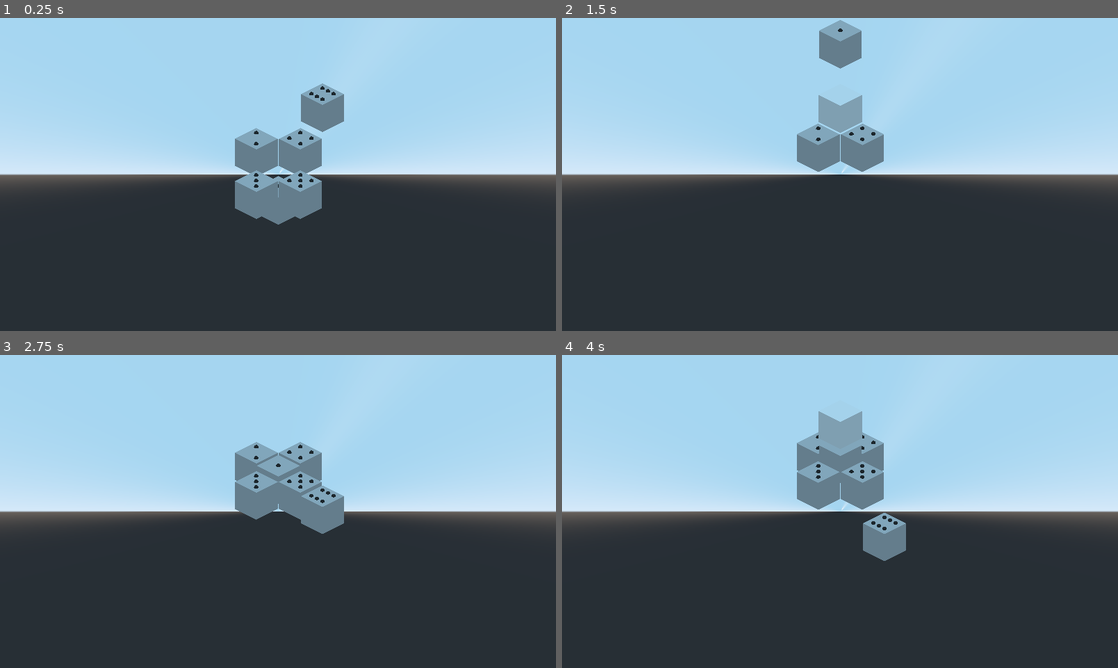
Above: before the commit, frames 1-4 (two rows, left to right).
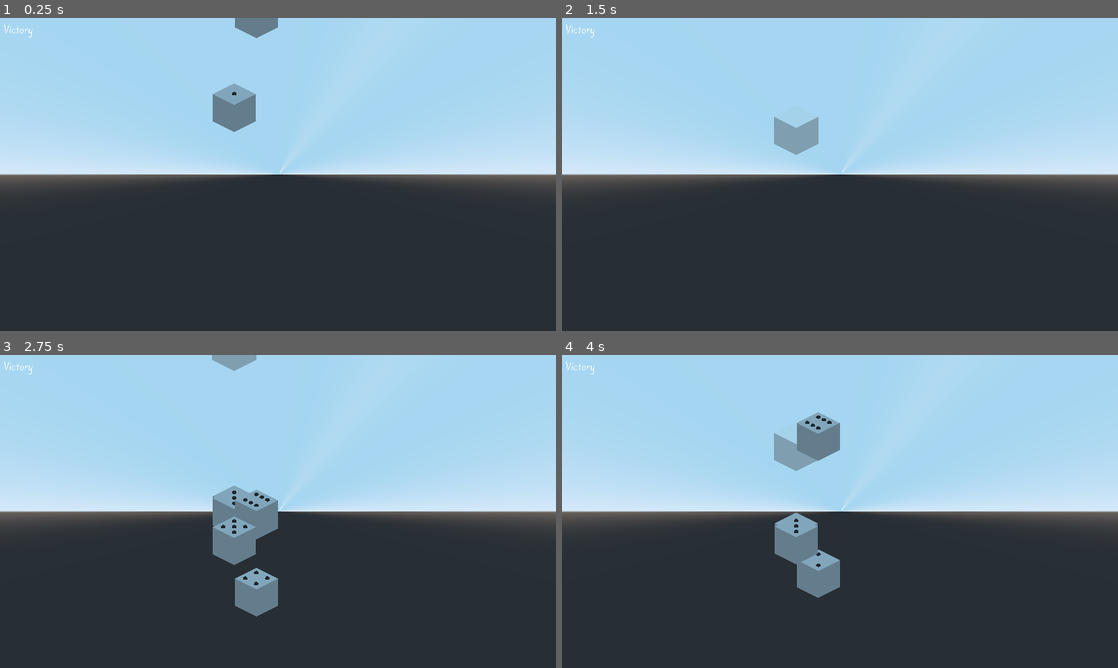
Above: after the commit, the same moments.

Repository: suaveware/gmtk-jam-2022
Game: Godot game, scene res://Main.tscn
Same seed, same stepped clock (60 frames per second), same inputs: the game is played once before the commit and once after it.
Inputs:
- Up to frame 1 (0.25 s): no input
- Up to frame 2 (1.5 s): tap Enter at 0.5 s; hold D (roll_right) 0.53-1.28 s; tap R at 0.6, 1.35 s; hold S (roll_down) from 1.28 s (still down)
- Up to frame 3 (2.75 s): release S (roll_down) at 2.03 s; hold D (roll_right) from 2.03 s (still down); tap R at 2.1 s
- Up to frame 4 (4 s): release D (roll_right) at 2.78 s; hold W (roll_up) 2.78-3.53 s; tap R at 2.85, 3.6 s; hold A (roll_left) from 3.53 s (still down)

The runs differ from the first frame. In frame 1, 6.1% of the frame differs, in the area x 0-62%, y 0-66%; in frame 2, 3.8%; in frame 3, 6.6%; in frame 4, 7.0%, in the area x 0-62%, y 2-78%.

Commit message:
levels list and next_level function

Diff:
--- a/Main.gd
+++ b/Main.gd
@@ -6,8 +6,12 @@
 
 onready var grid = get_node("Grid")
 
-var level = preload("res://src/levels/tutorial.tres")
+export var levels: = []
+export var level_index := 0
+
 var game_state := PRE_GAME setget set_game_state
+
+onready var level = load(levels[level_index])
 
 var player_movements = [
 	{input = "roll_up", direction = Vector3.FORWARD},
@@ -31,6 +35,13 @@
 			grid.load_level(level)
 
 
+func next_level() -> void:
+	if level_index < levels.size() - 1:
+		level_index += 1
+		level = load(levels[level_index])
+		grid.load_level(level)
+
+
 func _on_CameraPivot_rotated(direction: String) -> void:
 	match direction:
 		"left":
@@ -50,6 +61,7 @@
 
 func _on_Grid_player_won() -> void:
 	self.game_state = PLAYER_WON
+	next_level()
 	pass
 
 
--- a/Main.tscn
+++ b/Main.tscn
@@ -1,14 +1,34 @@
-[gd_scene load_steps=6 format=2]
+[gd_scene load_steps=7 format=2]
 
 [ext_resource path="res://src/Player/Player.gd" type="Script" id=1]
 [ext_resource path="res://src/classes/Grid.gd" type="Script" id=2]
 [ext_resource path="res://src/classes/CameraPivot.gd" type="Script" id=3]
 [ext_resource path="res://Main.gd" type="Script" id=4]
+[ext_resource path="res://theme.tres" type="Theme" id=5]
 
 [sub_resource type="SpatialMaterial" id=2]
 
 [node name="Main" type="Spatial"]
 script = ExtResource( 4 )
+levels = [ "res://src/levels/test.tres", "res://src/levels/tutorial.tres" ]
+
+[node name="CanvasLayer" type="CanvasLayer" parent="."]
+
+[node name="Gui" type="Control" parent="CanvasLayer"]
+anchor_right = 1.0
+anchor_bottom = 1.0
+theme = ExtResource( 5 )
+
+[node name="HBoxContainer" type="HBoxContainer" parent="CanvasLayer/Gui"]
+margin_left = 10.0
+margin_top = 10.0
+margin_right = 40.0
+margin_bottom = 40.0
+
+[node name="Label" type="Label" parent="CanvasLayer/Gui/HBoxContainer"]
+margin_right = 102.0
+margin_bottom = 51.0
+text = "Victory"
 
 [node name="Grid" type="Spatial" parent="."]
 script = ExtResource( 2 )
--- a/src/levels/test.tres
+++ b/src/levels/test.tres
@@ -5,6 +5,6 @@
 [resource]
 script = ExtResource( 1 )
 LevelSize = Vector2( 10, 10 )
-Tiles = [ Vector3( 1, 3, 1 ), Vector3( 2, 3, 2 ), Vector3( 2, 4, 2 ), Vector3( 3, 4, 2 ) ]
-StartPosition = Vector2( 6, 6 )
+Tiles = [ Vector3( 1, 3, 1 ), Vector3( 2, 3, 2 ), Vector3( 2, 4, 3 ), Vector3( 3, 4, 6 ), Vector3( 3, 5, 5 ), Vector3( 4, 5, 4 ) ]
+StartPosition = Vector2( 1, 3 )
 Offset = Vector2( 0, 0 )
